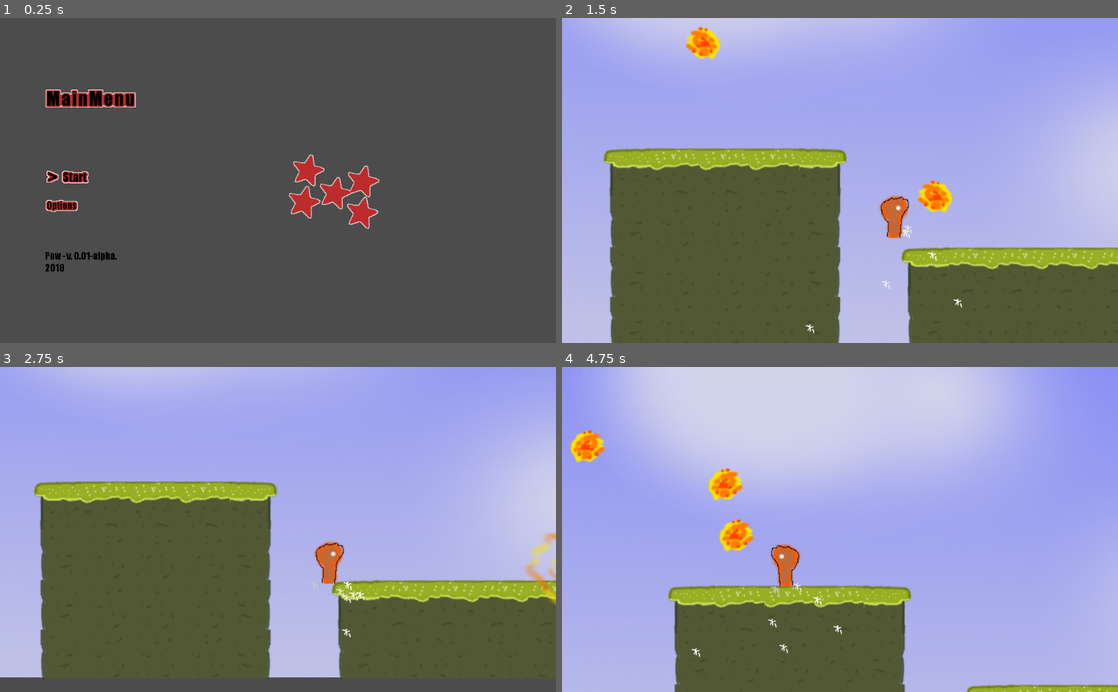
Above: before the commit, frames 1-4 (two rows, left to right).
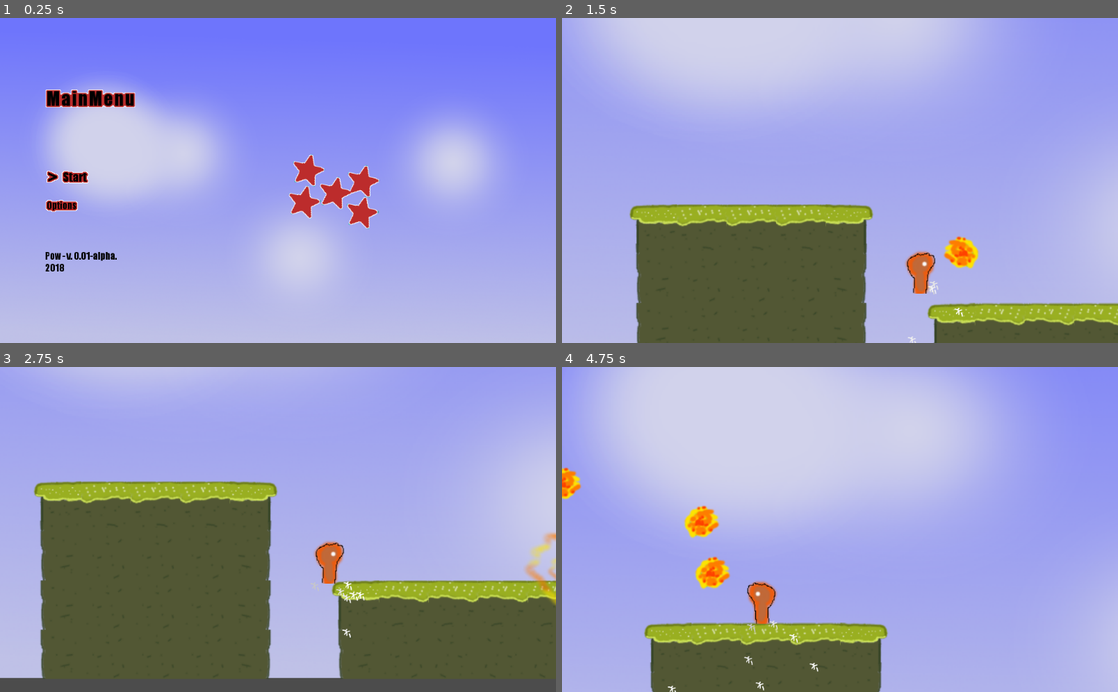
Above: after the commit, the same moments.

Repository: theatischbein/Pow
Game: Godot game, scene res://scene/MainMenu.tscn
Same seed, same stepped clock (60 frames per second), same inputs: the game is played once before the commit and once after it.
Inputs:
- Up to frame 1 (0.25 s): no input
- Up to frame 2 (1.5 s): tap Enter (ui_accept) at 0.5, 1.35 s; hold Right (ui_right) 0.53-1.28 s; hold Enter (ui_accept) 0.53-1.28 s; hold Down (ui_down) from 1.28 s (still down)
- Up to frame 3 (2.75 s): tap Enter (ui_accept) at 1.52, 1.82 s; release Down (ui_down) at 2.03 s; hold Right (ui_right) from 2.03 s (still down); hold Enter (ui_accept) from 2.03 s (still down)
- Up to frame 4 (4.75 s): release Right (ui_right) at 2.78 s; release Enter (ui_accept) at 2.78 s; hold Up (ui_up) 2.78-3.53 s; tap Enter (ui_accept) at 2.85, 3.02, 3.32, 4.35, 4.52 s; hold Enter (ui_accept) 3.53-4.28 s; hold Left (ui_left) from 3.53 s (still down)

The runs differ from the first frame. In frame 1, 97% of the frame differs, in the area x 0-100%, y 0-100%; in frame 2, 34%; in frame 3, 0.2%; in frame 4, 17%.

Commit message:
testing GUI/HUD

Diff:
--- /dev/null
+++ b/scene/HUD.tscn
@@ -0,0 +1,192 @@
+[gd_scene load_steps=5 format=2]
+
+[ext_resource path="res://asset/hud/bar_text_bg.png" type="Texture" id=1]
+[ext_resource path="res://asset/hud/hp_bar.png" type="Texture" id=2]
+[ext_resource path="res://asset/hud/bar_empty.png" type="Texture" id=3]
+[ext_resource path="res://asset/hud/bar_full.png" type="Texture" id=4]
+
+[node name="HUD" type="MarginContainer"]
+
+anchor_left = 0.0
+anchor_top = 0.0
+anchor_right = 0.0
+anchor_bottom = 0.0
+margin_right = 8.0
+margin_bottom = 40.0
+rect_pivot_offset = Vector2( 0, 0 )
+rect_clip_content = false
+mouse_filter = 0
+mouse_default_cursor_shape = 0
+size_flags_horizontal = 1
+size_flags_vertical = 1
+
+[node name="HBoxContainer" type="HBoxContainer" parent="." index="0"]
+
+anchor_left = 0.0
+anchor_top = 0.0
+anchor_right = 0.0
+anchor_bottom = 0.0
+margin_left = 8.0
+margin_right = 323.0
+margin_bottom = 45.0
+rect_pivot_offset = Vector2( 0, 0 )
+rect_clip_content = false
+mouse_filter = 1
+mouse_default_cursor_shape = 0
+size_flags_horizontal = 1
+size_flags_vertical = 1
+alignment = 0
+
+[node name="Bars" type="VBoxContainer" parent="HBoxContainer" index="0"]
+
+anchor_left = 0.0
+anchor_top = 0.0
+anchor_right = 0.0
+anchor_bottom = 0.0
+margin_right = 311.0
+margin_bottom = 45.0
+rect_pivot_offset = Vector2( 0, 0 )
+rect_clip_content = false
+mouse_filter = 1
+mouse_default_cursor_shape = 0
+size_flags_horizontal = 1
+size_flags_vertical = 1
+alignment = 0
+
+[node name="Bar" type="HBoxContainer" parent="HBoxContainer/Bars" index="0"]
+
+anchor_left = 0.0
+anchor_top = 0.0
+anchor_right = 0.0
+anchor_bottom = 0.0
+margin_right = 311.0
+margin_bottom = 45.0
+rect_pivot_offset = Vector2( 0, 0 )
+rect_clip_content = false
+mouse_filter = 1
+mouse_default_cursor_shape = 0
+size_flags_horizontal = 1
+size_flags_vertical = 1
+alignment = 0
+
+[node name="Count" type="MarginContainer" parent="HBoxContainer/Bars/Bar" index="0"]
+
+editor/display_folded = true
+anchor_left = 0.0
+anchor_top = 0.0
+anchor_right = 0.0
+anchor_bottom = 0.0
+margin_right = 108.0
+margin_bottom = 45.0
+rect_pivot_offset = Vector2( 0, 0 )
+rect_clip_content = false
+mouse_filter = 0
+mouse_default_cursor_shape = 0
+size_flags_horizontal = 1
+size_flags_vertical = 1
+
+[node name="BG" type="NinePatchRect" parent="HBoxContainer/Bars/Bar/Count" index="0"]
+
+anchor_left = 0.0
+anchor_top = 0.0
+anchor_right = 0.0
+anchor_bottom = 0.0
+margin_left = 8.0
+margin_right = 108.0
+margin_bottom = 45.0
+rect_min_size = Vector2( 100, 40 )
+rect_pivot_offset = Vector2( 0, 0 )
+rect_clip_content = false
+mouse_filter = 2
+mouse_default_cursor_shape = 0
+size_flags_horizontal = 1
+size_flags_vertical = 1
+texture = ExtResource( 1 )
+_sections_unfolded = [ "Focus", "Hint", "Mouse", "Rect", "Size Flags" ]
+
+[node name="Ttitle" type="TextureRect" parent="HBoxContainer/Bars/Bar/Count/BG" index="0"]
+
+anchor_left = 0.0
+anchor_top = 0.0
+anchor_right = 0.0
+anchor_bottom = 0.0
+margin_right = 60.0
+margin_bottom = 40.0
+rect_pivot_offset = Vector2( 0, 0 )
+rect_clip_content = false
+mouse_filter = 1
+mouse_default_cursor_shape = 0
+size_flags_horizontal = 1
+size_flags_vertical = 1
+texture = ExtResource( 2 )
+stretch_mode = 4
+
+[node name="Count" type="Label" parent="HBoxContainer/Bars/Bar/Count/BG" index="1"]
+
+anchor_left = 0.0
+anchor_top = 0.0
+anchor_right = 0.0
+anchor_bottom = 0.0
+margin_left = 60.0
+margin_top = 13.0
+margin_right = 100.0
+margin_bottom = 27.0
+rect_pivot_offset = Vector2( 0, 0 )
+rect_clip_content = false
+mouse_filter = 2
+mouse_default_cursor_shape = 0
+size_flags_horizontal = 1
+size_flags_vertical = 4
+text = "0"
+align = 1
+percent_visible = 1.0
+lines_skipped = 0
+max_lines_visible = -1
+_sections_unfolded = [ "Anchor", "Focus", "Grow Direction", "Hint", "Margin", "Material", "Mouse", "Pause", "Rect", "Size Flags", "Theme", "Visibility", "custom_colors", "custom_constants", "custom_fonts", "custom_styles" ]
+
+[node name="TextureProgress" type="TextureProgress" parent="HBoxContainer/Bars/Bar" index="1"]
+
+anchor_left = 0.0
+anchor_top = 0.0
+anchor_right = 0.0
+anchor_bottom = 0.0
+margin_left = 112.0
+margin_right = 311.0
+margin_bottom = 45.0
+rect_pivot_offset = Vector2( 0, 0 )
+rect_clip_content = false
+mouse_filter = 1
+mouse_default_cursor_shape = 0
+size_flags_horizontal = 1
+size_flags_vertical = 1
+min_value = 0.0
+max_value = 50.0
+step = 1.0
+page = 0.0
+value = 10.0
+exp_edit = false
+rounded = false
+texture_under = ExtResource( 3 )
+texture_over = null
+texture_progress = ExtResource( 4 )
+radial_fill_degrees = 360.0
+radial_center_offset = Vector2( 0, 0 )
+nine_patch_stretch = false
+_sections_unfolded = [ "Textures" ]
+
+[node name="Counter" type="HBoxContainer" parent="HBoxContainer" index="1"]
+
+anchor_left = 0.0
+anchor_top = 0.0
+anchor_right = 0.0
+anchor_bottom = 0.0
+margin_left = 315.0
+margin_right = 315.0
+margin_bottom = 45.0
+rect_pivot_offset = Vector2( 0, 0 )
+rect_clip_content = false
+mouse_filter = 1
+mouse_default_cursor_shape = 0
+size_flags_horizontal = 1
+size_flags_vertical = 1
+alignment = 0
--- a/scene/Level.tscn
+++ b/scene/Level.tscn
@@ -1,10 +1,11 @@
-[gd_scene load_steps=6 format=2]
+[gd_scene load_steps=7 format=2]
 
 [ext_resource path="res://scripts/Level.gd" type="Script" id=1]
 [ext_resource path="res://asset/bg.png" type="Texture" id=2]
 [ext_resource path="res://asset/tiles/tiles_polygon.res" type="TileSet" id=3]
 [ext_resource path="res://scene/player.tscn" type="PackedScene" id=4]
 [ext_resource path="res://scene/Fireball.tscn" type="PackedScene" id=5]
+[ext_resource path="res://scene/HUD.tscn" type="PackedScene" id=6]
 
 [node name="Node2D" type="Node2D"]
 
@@ -46,6 +47,14 @@
 Fireball = ExtResource( 5 )
 last_dir = 1
 
-[node name="Fireball" parent="." index="3" instance=ExtResource( 5 )]
+[node name="HUD" parent="." index="3" instance=ExtResource( 6 )]
 
+margin_left = -272.0
+margin_top = -12.0
+margin_right = 51.0
+margin_bottom = 33.0
+
+[node name="Fireball" parent="." index="4" instance=ExtResource( 5 )]
+
+visible = false
 position = Vector2( -166.556, 210.97 )
--- a/scene/MainMenu.tscn
+++ b/scene/MainMenu.tscn
@@ -1,9 +1,9 @@
 [gd_scene load_steps=11 format=2]
 
-[ext_resource path="res://scripts/MainMenu.gd" type="Script" id=1]
+[ext_resource path="res://asset/bg.png" type="Texture" id=1]
 [ext_resource path="res://asset/mainmenu.png" type="Texture" id=2]
 [ext_resource path="res://scripts/Title.gd" type="Script" id=3]
-[ext_resource path="res://scripts/Menu.gd" type="Script" id=4]
+[ext_resource path="res://scripts/MainMenu.gd" type="Script" id=4]
 [ext_resource path="res://asset/selected.png" type="Texture" id=5]
 [ext_resource path="res://asset/start.png" type="Texture" id=6]
 [ext_resource path="res://asset/options.png" type="Texture" id=7]
@@ -11,8 +11,7 @@
 [ext_resource path="res://asset/ilu.png" type="Texture" id=9]
 [ext_resource path="res://scripts/Ilustration.gd" type="Script" id=10]
 
-
-[node name="MarginContainer" type="MarginContainer" index="0"]
+[node name="MarginContainer" type="MarginContainer"]
 
 anchor_left = 0.0
 anchor_top = 0.0
@@ -24,9 +23,27 @@
 mouse_default_cursor_shape = 0
 size_flags_horizontal = 1
 size_flags_vertical = 1
-script = ExtResource( 1 )
-
-[node name="HBoxContainer" type="HBoxContainer" parent="." index="0"]
+
+[node name="TextureRect" type="TextureRect" parent="." index="0"]
+
+anchor_left = 0.0
+anchor_top = 0.0
+anchor_right = 0.0
+anchor_bottom = 0.0
+margin_left = 8.0
+margin_right = 1024.0
+margin_bottom = 600.0
+rect_pivot_offset = Vector2( 0, 0 )
+rect_clip_content = false
+mouse_filter = 1
+mouse_default_cursor_shape = 0
+size_flags_horizontal = 1
+size_flags_vertical = 1
+texture = ExtResource( 1 )
+expand = true
+stretch_mode = 0
+
+[node name="HBoxContainer" type="HBoxContainer" parent="." index="1"]
 
 anchor_left = 0.0
 anchor_top = 0.0
@@ -146,7 +163,6 @@
 margin_bottom = 23.0
 rect_pivot_offset = Vector2( 0, 0 )
 rect_clip_content = false
-focus_next = NodePath("../SelectBox")
 focus_mode = 2
 mouse_filter = 1
 mouse_default_cursor_shape = 0
@@ -165,15 +181,13 @@
 margin_bottom = 23.0
 rect_pivot_offset = Vector2( 0, 0 )
 rect_clip_content = false
-focus_next = NodePath("../Options")
-focus_previous = NodePath("../Options")
 mouse_filter = 1
 mouse_default_cursor_shape = 0
 size_flags_horizontal = 1
 size_flags_vertical = 1
 texture = ExtResource( 5 )
 stretch_mode = 0
-_sections_unfolded = [ "Focus", "Hint", "Material", "Rect", "Theme", "Visibility" ]
+_sections_unfolded = [ "Anchor", "Focus", "Hint", "Material", "Pause", "Theme", "Visibility" ]
 
 [node name="Start2" type="TextureRect" parent="HBoxContainer/VBoxContainer/Menu/StartBox" index="1"]
 
@@ -205,7 +219,6 @@
 margin_bottom = 76.0
 rect_pivot_offset = Vector2( 0, 0 )
 rect_clip_content = false
-focus_previous = NodePath("../StartBox")
 focus_mode = 2
 mouse_filter = 1
 mouse_default_cursor_shape = 0
@@ -224,8 +237,6 @@
 margin_bottom = 22.0
 rect_pivot_offset = Vector2( 0, 0 )
 rect_clip_content = false
-focus_next = NodePath("../Start")
-focus_previous = NodePath("../Start")
 mouse_filter = 1
 mouse_default_cursor_shape = 0
 size_flags_horizontal = 1
@@ -327,11 +338,3 @@
 stretch_mode = 0
 script = ExtResource( 10 )
 _sections_unfolded = [ "Anchor", "Focus", "Grow Direction", "Hint", "Margin", "Material", "Mouse", "Pause", "Rect", "Size Flags", "Theme", "Visibility" ]
-
-[connection signal="focus_entered" from="HBoxContainer/VBoxContainer/Menu/StartBox" to="HBoxContainer/VBoxContainer/Menu" method="_on_StartBox_focus_entered"]
-
-[connection signal="focus_exited" from="HBoxContainer/VBoxContainer/Menu/StartBox" to="HBoxContainer/VBoxContainer/Menu" method="_on_StartBox_focus_exited"]
-
-[connection signal="focus_entered" from="HBoxContainer/VBoxContainer/Menu/SelectBox" to="HBoxContainer/VBoxContainer/Menu" method="_on_SelectBox_focus_entered"]
-
-[connection signal="focus_exited" from="HBoxContainer/VBoxContainer/Menu/SelectBox" to="HBoxContainer/VBoxContainer/Menu" method="_on_SelectBox_focus_exited"]
--- a/scene/player.tscn
+++ b/scene/player.tscn
@@ -4,7 +4,6 @@
 [ext_resource path="res://asset/sparkle.png" type="Texture" id=2]
 [ext_resource path="res://asset/test.png" type="Texture" id=3]
 [ext_resource path="res://asset/test_1.png" type="Texture" id=4]
-
 
 [sub_resource type="Gradient" id=1]
 
@@ -80,7 +79,7 @@
 "speed": 7.0
 } ]
 
-[node name="Player" type="RigidBody2D"]
+[node name="Player" type="RigidBody2D" index="0"]
 
 input_pickable = false
 collision_layer = 1
@@ -101,6 +100,7 @@
 angular_velocity = 0.0
 angular_damp = -1.0
 script = ExtResource( 1 )
+Fireball = null
 last_dir = 0
 
 [node name="Particles2D" type="Particles2D" parent="." index="0"]
@@ -149,7 +149,7 @@
 limit_smoothed = false
 drag_margin_h_enabled = true
 drag_margin_v_enabled = true
-smoothing_enabled = false
+smoothing_enabled = true
 smoothing_speed = 5.0
 offset_v = 0.0
 offset_h = 0.0
@@ -160,3 +160,4 @@
 editor_draw_screen = true
 editor_draw_limits = false
 editor_draw_drag_margin = false
+_sections_unfolded = [ "Editor", "Smoothing" ]
--- a/scripts/MainMenu.gd
+++ b/scripts/MainMenu.gd
@@ -1,4 +1,4 @@
-extends MarginContainer
+extends VBoxContainer
 
 var index = 0
 
@@ -18,10 +18,10 @@
 
 func next():
 	if (index == 0):
-		$HBoxContainer/VBoxContainer/Menu/SelectBox/Selected.hide()
-		$HBoxContainer/VBoxContainer/Menu/StartBox/Selected.show()
+		$SelectBox/Selected.visible = false
+		$StartBox/Selected.visible = true
 		index = 1
 	elif (index == 1):
-		$HBoxContainer/VBoxContainer/Menu/SelectBox/Selected.show()
-		$HBoxContainer/VBoxContainer/Menu/StartBox/Selected.hide()
+		$SelectBox/Selected.visible = true
+		$StartBox/Selected.visible = false
 		index = 0
--- a/scripts/Menu.gd
+++ /dev/null
@@ -1,30 +0,0 @@
-extends VBoxContainer
-
-# class member variables go here, for example:
-# var a = 2
-# var b = "textvar"
-
-func _ready():
-	# Called every time the node is added to the scene.
-	# Initialization here
-	pass
-
-#func _process(delta):
-#	# Called every frame. Delta is time since last frame.
-#	# Update game logic here.
-#	pass
-
-
-
-
-func _on_SelectBox_focus_exited():
-	$SelectBox.hide()
-
-func _on_StartBox_focus_exited():
-	$SelectBox.hide()
-
-func _on_StartBox_focus_entered():
-	$StartBox.show()
-
-func _on_SelectBox_focus_entered():
-	$SelectBox.show()
--- a/scripts/Title.gd
+++ b/scripts/Title.gd
@@ -5,7 +5,7 @@
 const MIN_Y = 1
 const MAX_X = 2
 const MAX_Y = 3
-var incr = 1
+var incr = 0.16
 var dir = 1
 
 func _ready():
@@ -16,13 +16,13 @@
 func _process(delta):
 	if (dir == 1):
 		if ((rect_scale.x + incr * delta <= MAX_X) and (rect_scale.y + incr * delta <= MAX_Y)):
-			rect_scale.x += incr * delta /6
-			rect_scale.y += incr * delta /6
+			rect_scale.x += incr * delta
+			rect_scale.y += incr * delta
 		else:
 			dir = -1
 	if (dir == -1):
 		if ((rect_scale.x - incr * delta >= MIN_X) and (rect_scale.y - incr * delta >= MIN_Y)):
-			rect_scale.x -= incr * delta /6
-			rect_scale.y -= incr * delta /6
+			rect_scale.x -= incr * delta
+			rect_scale.y -= incr * delta
 		else:
 			dir = 1
Binary file added: asset/hud/bar_empty.png
Not shown, added: asset/hud/bar_empty.png.import
Binary file added: asset/hud/bar_full.png
Not shown, added: asset/hud/bar_full.png.import
Binary file added: asset/hud/bar_text_bg.png
Not shown, added: asset/hud/bar_text_bg.png.import
Binary file added: asset/hud/hp_bar.png
Not shown, added: asset/hud/hp_bar.png.import
Binary file added: asset/menu_bg.jpg
Not shown, added: asset/menu_bg.jpg.import
